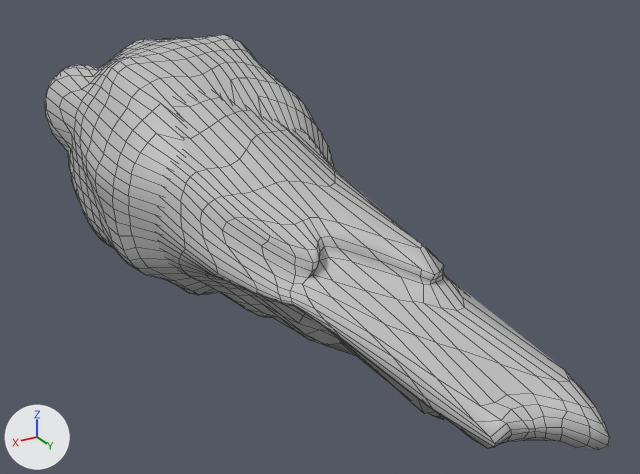
What one commit did to the FBX model Assets/Meshes/fireball_stretched.fbx.
Both versions are drawn from a 50 mm lens placed at (0.0167, 0.0513, 0.0147), pointed at (-0.0018, 0.0204, -0.0007). Every picture has the same lights, and +X, +Y and +Z are marked at lower left. Mesh edges are drawn as thin lines. Where no turn or scale is listed for an object, it has been applied to the vertices.

In view in the first picture: 'fireball_stretched_head', 'fireball_stretched_tail'.
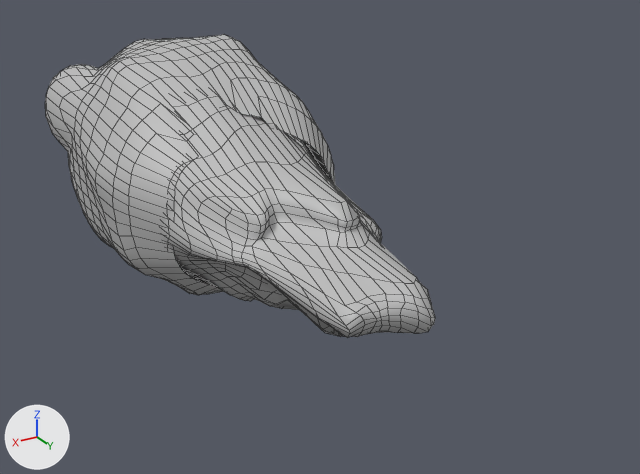
Location of each change, [x1, y1, x2, y2] in pixels of the pictures (640 x 474 px):
'fireball_stretched_tail', mesh rescaled, moved (40% narrower, 31% shorter): before [157, 91, 609, 449]; after [162, 91, 435, 337]

The edits, one by one:
me_mesh_001 has 585 vertices, 544 faces and spans x -0.0047..0.0045, y 0.007..0.0328, z -0.0051..0.0051.
me_mesh_001 is used by ob_fireball_stretched_tail; location (0.0, 0.00516, 0.0).
me_mesh_001 part 1: the whole mesh is scaled about its middle by (1, 0.653, 1), then moved by (0.0, 0.0016, 0.0).
Object 'fireball_stretched_tail' (ob_fireball_stretched_tail) moves from (0.0, 0.00516, 0.0) to (0.0, 0.0, 0.0).
